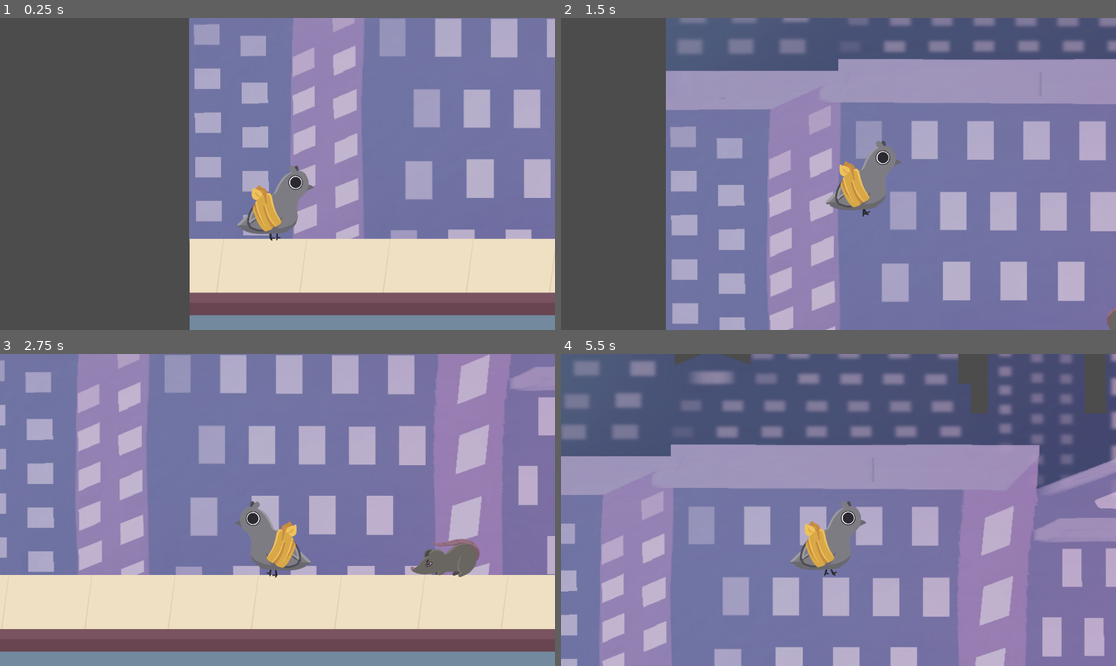
Above: before the commit, frames 1-4 (two rows, left to right).
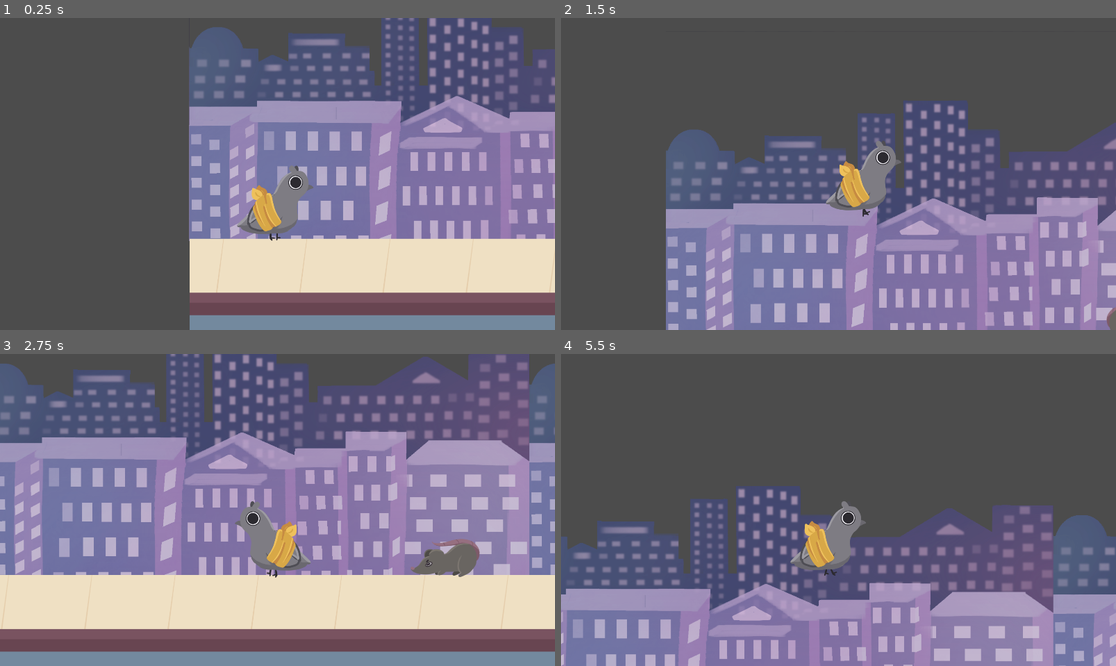
Above: after the commit, the same moments.

Repository: kavyarachita/pigeonhole-game
Game: Godot game, scene res://World.tscn
The game is run twice, just before and just after one commit, with the same random seed, the same clock (stepped at 60 frames per second) and the same inputs.
Inputs:
- Up to frame 1 (0.25 s): no input
- Up to frame 2 (1.5 s): tap Enter (ui_accept) at 0.5 s; hold S (crouch) 0.53-1.28 s; hold D (right) from 0.53 s (still down); tap W (jump) at 0.77, 1.07 s; tap S (crouch) at 1.35 s
- Up to frame 3 (2.75 s): tap W (jump) at 1.52, 1.82 s; release D (right) at 2.03 s; hold A (left) from 2.03 s (still down); hold S (crouch) from 2.03 s (still down)
- Up to frame 4 (5.5 s): release A (left) at 2.78 s; release S (crouch) at 2.78 s; hold D (right) 2.78-4.28 s; tap S (crouch) at 2.85, 4.35 s; tap W (jump) at 3.02, 3.32, 3.77, 4.07, 4.52, 4.82 s; hold S (crouch) 3.53-4.28 s; hold A (left) 4.28-5.03 s; hold D (right) from 5.03 s (still down); hold S (crouch) from 5.03 s (still down)

The runs differ from the first frame. In frame 1, 34% of the frame differs, in the area x 34-100%, y 0-71%; in frame 2, 66%; in frame 3, 50%; in frame 4, 86%, in the area x 0-100%, y 0-100%.

Commit message:
added more mobs and terrain

Diff:
--- a/game/World.tscn
+++ b/game/World.tscn
@@ -105,7 +105,7 @@
 tile_set = SubResource( 3 )
 cell_size = Vector2( 288, 288 )
 format = 1
-tile_data = PoolIntArray( 0, 0, 0, 1, 0, 0, 2, 0, 0, 3, 0, 0 …(86 unchanged characters)… 13, 0, 0, 14, 0, 0, 15, 0, 0, 16, 0, 0, 65536, 1, 0, 65537, 1, 0, 65538, 1, 0, 65539, 1, 0, 65540, 1, 0, 65541, 1, 0, 65542, 1, 0, 65543, 1, 0, 65544, 1, 0, 65545, 1, 0, 65546, 1, 0, 65547, 1, 0, 65548, 1, 0, 65549, 1, 0, 65550, 1, 0, 65551, 1, 0, 65552, 1, 0, 131072, 1, 0, 131073, 1, 0, 131074, 1, 0, 131075, 1, 0, 131076, 1, 0, 131077, 1, 0, 131078, 1, 0, 131079, 1, 0, 131080, 1, 0, 131081, 1, 0, 131082, 1, 0, 131083, 1, 0, 131084, 1, 0, 131085, 1, 0, 131086, 1, 0, 131087, 1, 0, 131088, 1, 0 )
+tile_data = PoolIntArray( 0, 0, 0, 1, 0, 0, 2, 0, 0, 3, 0, 0 …(86 unchanged characters)… 13, 0, 0, 14, 0, 0, 15, 0, 0, 16, 0, 0, 17, 0, 0, 18, 0, 0, 19, 0, 0, 20, 0, 0, 21, 0, 0, 22, 0, 0, 23, 0, 0, 24, 0, 0, 25, 0, 0, 26, 0, 0, 27, 0, 0, 65536, 1, 0, 65537, 1, 0, 65538, 1, 0, 65539, 1, 0, 65540, 1, 0, 65541, 1, 0, 65542, 1, 0, 65543, 1, 0, 65544, 1, 0, 65545, 1, 0, 65546, 1, 0, 65547, 1, 0, 65548, 1, 0, 65549, 1, 0, 65550, 1, 0, 65551, 1, 0, 65552, 1, 0, 65553, 1, 0, 65554, 1, 0, 65555, 1, 0, 65556, 1, 0, 65557, 1, 0, 65558, 1, 0, 65559, 1, 0, 65560, 1, 0, 65561, 1, 0, 65562, 1, 0, 65563, 1, 0, 131072, 1, 0, 131073, 1, 0, 131074, 1, 0, 131075, 1, 0, 131076, 1, 0, 131077, 1, 0, 131078, 1, 0, 131079, 1, 0, 131080, 1, 0, 131081, 1, 0, 131082, 1, 0, 131083, 1, 0, 131084, 1, 0, 131085, 1, 0, 131086, 1, 0, 131087, 1, 0, 131088, 1, 0, 131089, 1, 0, 131090, 1, 0, 131091, 1, 0, 131092, 1, 0, 131093, 1, 0, 131094, 1, 0, 131095, 1, 0, 131096, 1, 0, 131097, 1, 0, 131098, 1, 0, 131099, 1, 0 )
 
 [node name="KinematicBody2D" type="KinematicBody2D" parent="."]
 position = Vector2( 304, -136 )
@@ -140,26 +140,36 @@
 [node name="Node2D" parent="." instance=ExtResource( 15 )]
 position = Vector2( 1492, -126 )
 
-
 [node name="Node2D2" parent="." instance=ExtResource( 15 )]
 position = Vector2( 2569, -133 )
 
 [node name="Node2D3" parent="." instance=ExtResource( 15 )]
 position = Vector2( 3006, -133 )
 
-
 [node name="TextureRect" type="TextureRect" parent="."]
 show_behind_parent = true
 margin_left = -1.0
-margin_top = -2180.0
-margin_right = 4896.0
+margin_top = -1071.0
+margin_right = 8054.0
 margin_bottom = 9.0
+rect_pivot_offset = Vector2( 2695, 981 )
 texture = ExtResource( 17 )
-expand = true
+stretch_mode = 2
 
 [node name="AudioStreamPlayer" type="AudioStreamPlayer" parent="."]
 stream = ExtResource( 18 )
 autoplay = true
 
+[node name="Node2D4" parent="." instance=ExtResource( 15 )]
+position = Vector2( 4091, -153 )
+
+[node name="Node2D5" parent="." instance=ExtResource( 15 )]
+position = Vector2( 5157, -148 )
+
+[node name="Node2D6" parent="." instance=ExtResource( 15 )]
+position = Vector2( 6142, -143 )
+
+[node name="Node2D7" parent="." instance=ExtResource( 15 )]
+position = Vector2( 7068, -128 )
 
 [connection signal="body_entered" from="KinematicBody2D/Area2D" to="KinematicBody2D" method="_on_Area2D_body_entered"]
